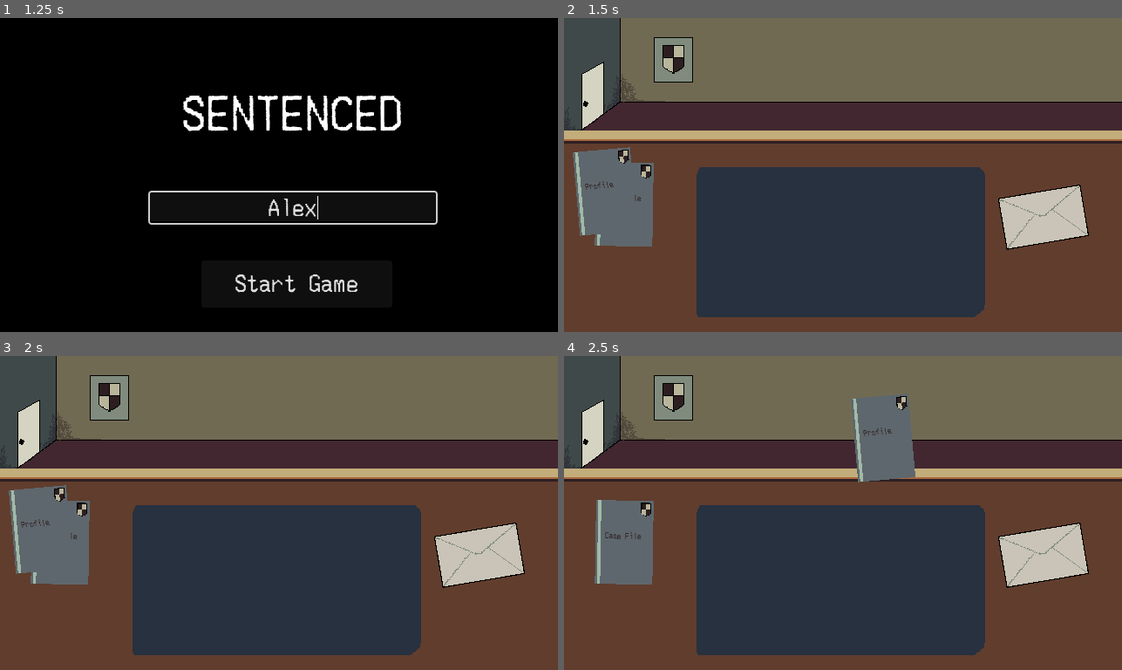
Above: before the commit, frames 1-4 (two rows, left to right).
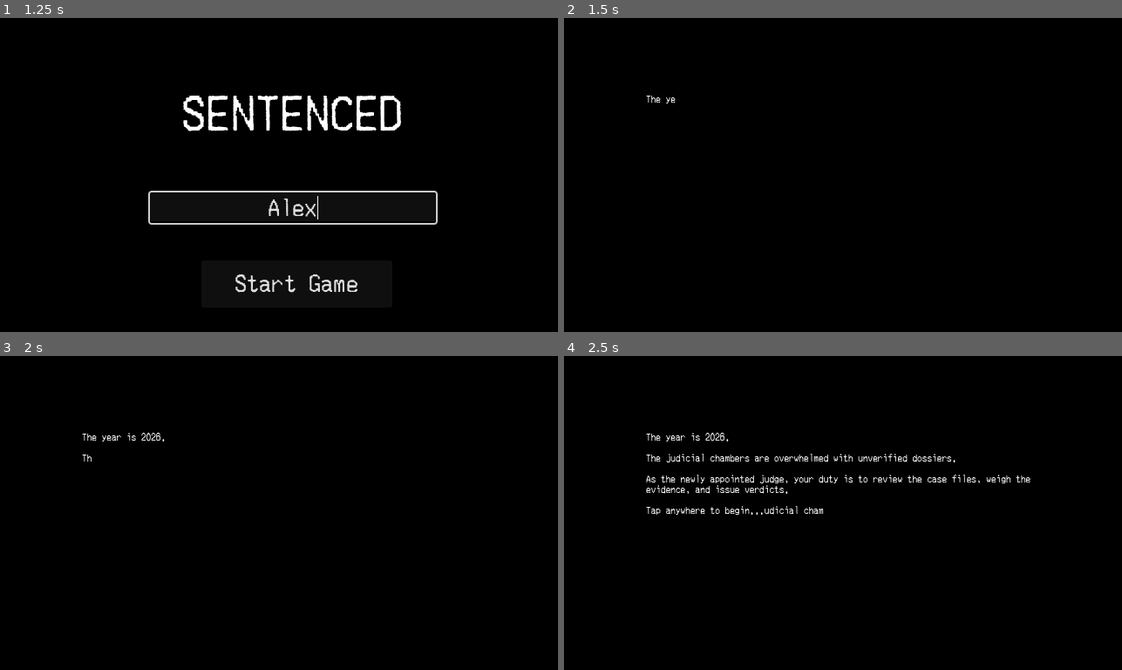
Above: after the commit, the same moments.

Repository: nanda-gopal-sb/sentenced
Game: Godot game, scene res://scenes/StartMenu.tscn
Two runs of this game, one before a commit and one after it. Both use one fixed random seed, a clock stepped at 60 frames per second and the inputs below.
Inputs (mouse positions are in pixels of both pictures, inside the frame that each line leads up to):
- Up to frame 1 (1.25 s): click (290, 206) at 0.52 s; type "Alex" at 0.6 s
- Up to frame 2 (1.5 s): click "Start Game" at 1.25 s
- Up to frame 3 (2 s): no input
- Up to frame 4 (2.5 s): drag from (619, 534) to (898, 443) at 2.02 s

Frame 1 is identical in both runs. In frame 2, 99% of the frame differs, in the area x 0-100%, y 0-100%; in frame 3, 99%; in frame 4, 99%.

Commit message:
feat : added sprite for man, added additional context scene

Diff:
--- a/scenes/CourtRoom.tscn
+++ b/scenes/CourtRoom.tscn
@@ -2,8 +2,8 @@
 
 [ext_resource type="Texture2D" uid="uid://dupf63skdotyr" path="res://assets/sprites/courtroom_scene.png" id="1_a1vcf"]
 [ext_resource type="Script" uid="uid://sfs2qpat5j0e" path="res://scripts/game/Courtroom.gd" id="1_e1ehg"]
-[ext_resource type="Texture2D" uid="uid://b0jo5615mqhbd" path="res://assets/sprites/young women.png" id="2_cn4mi"]
 [ext_resource type="Script" uid="uid://8chksjidj6g" path="res://scripts/components/dialouge.gd" id="3_arjnd"]
+[ext_resource type="Texture2D" uid="uid://pne8eqldoypc" path="res://assets/sprites/man_2.png" id="3_hqbwk"]
 [ext_resource type="Texture2D" uid="uid://bea0w31xc8dl4" path="res://assets/gavel/frame_0001.png" id="5_ghetg"]
 [ext_resource type="AudioStream" uid="uid://cui25ep8yspn3" path="res://assets/sounds/type.mp3" id="6_j5t0r"]
 [ext_resource type="Texture2D" uid="uid://ct2xc3aqm67j1" path="res://assets/gavel/frame_0002.png" id="6_qxxmb"]
@@ -299,11 +299,11 @@
 
 [node name="TextureRect" type="TextureRect" parent="." unique_id=1616452689]
 layout_mode = 0
-offset_left = 242.0
-offset_top = 116.0
-offset_right = 403.0
-offset_bottom = 251.0
-texture = ExtResource("2_cn4mi")
+offset_left = 205.0
+offset_top = 75.0
+offset_right = 437.0
+offset_bottom = 265.0
+texture = ExtResource("3_hqbwk")
 expand_mode = 1
 
 [node name="Dialouge_Left" type="Panel" parent="." unique_id=1720302045]
@@ -358,10 +358,10 @@
 
 [node name="Panel" type="Panel" parent="." unique_id=141878676]
 layout_mode = 0
-offset_left = 148.0
-offset_top = 302.0
-offset_right = 493.0
-offset_bottom = 342.0
+offset_left = 156.0
+offset_top = 285.0
+offset_right = 485.0
+offset_bottom = 332.0
 
 [node name="VBoxContainer" type="HBoxContainer" parent="Panel" unique_id=141210789]
 layout_mode = 1
@@ -376,7 +376,7 @@
 layout_mode = 2
 size_flags_horizontal = 3
 theme_override_fonts/font = ExtResource("71_qxxmb")
-text = "Death "
+text = "Death Penalty"
 
 [node name="Not Guilty" type="Button" parent="Panel/VBoxContainer" unique_id=363644878]
 layout_mode = 2
@@ -388,7 +388,7 @@
 layout_mode = 2
 size_flags_horizontal = 3
 theme_override_fonts/font = ExtResource("71_qxxmb")
-text = "Reduced "
+text = "Reduced Sentence"
 
 [node name="FadeOverlay" type="ColorRect" parent="." unique_id=718247538]
 visible = false
--- /dev/null
+++ b/scenes/info_screen.tscn
@@ -0,0 +1,43 @@
+[gd_scene format=3 uid="uid://byqfchq4d4efr"]
+
+[ext_resource type="AudioStream" uid="uid://cui25ep8yspn3" path="res://assets/sounds/type.mp3" id="1_rtefb"]
+[ext_resource type="Script" uid="uid://c5ie0i4k0v3m3" path="res://scripts/info_screen.gd" id="1_ui1d1"]
+[ext_resource type="FontFile" uid="uid://dbg3y0uc8tdg7" path="res://assets/fonts/Merchant Copy.ttf" id="2_yi24a"]
+
+[node name="InfoScreen" type="Control" unique_id=1386196139]
+layout_mode = 3
+anchors_preset = 15
+anchor_right = 1.0
+anchor_bottom = 1.0
+grow_horizontal = 2
+grow_vertical = 2
+script = ExtResource("1_ui1d1")
+
+[node name="Background" type="ColorRect" parent="." unique_id=616692360]
+layout_mode = 1
+anchors_preset = 15
+anchor_right = 1.0
+anchor_bottom = 1.0
+grow_horizontal = 2
+grow_vertical = 2
+color = Color(0, 0, 0, 1)
+
+[node name="IntroLabel" type="RichTextLabel" parent="." unique_id=2089932000]
+layout_mode = 1
+anchors_preset = 8
+anchor_left = 0.5
+anchor_top = 0.5
+anchor_right = 0.5
+anchor_bottom = 0.5
+offset_left = -226.0
+offset_top = -93.0
+offset_right = 232.0
+offset_bottom = 88.0
+grow_horizontal = 2
+grow_vertical = 2
+theme_override_colors/default_color = Color(1, 1, 1, 1)
+theme_override_fonts/normal_font = ExtResource("2_yi24a")
+text = "Hellloooooooo"
+
+[node name="TypewriterAudio" type="AudioStreamPlayer" parent="." unique_id=1187499733]
+stream = ExtResource("1_rtefb")
--- a/scripts/game/StartMenu.gd
+++ b/scripts/game/StartMenu.gd
@@ -22,4 +22,4 @@
 	GameManager.player_name = entered_name
 
 	# Fade out or directly change scene to the main Chamber/Desk scene
-	get_tree().change_scene_to_file("res://scenes/ChamberScene.tscn")
+	get_tree().change_scene_to_file("res://scenes/info_screen.tscn")
--- /dev/null
+++ b/scripts/info_screen.gd
@@ -0,0 +1,46 @@
+# IntroScreen.gd
+extends Control
+
+@onready var intro_label: RichTextLabel = $IntroLabel
+@onready var typewriter_audio: AudioStreamPlayer = $TypewriterAudio
+
+# Write your contextual lore text here
+@export_multiline var intro_text: String = "The year is 2026.\n\nThe judicial chambers are overwhelmed with unverified dossiers.\n\nAs the newly appointed judge, your duty is to review the case files, weigh the evidence, and issue verdicts.\n\nTap anywhere to begin..."
+
+var is_typing: bool = true
+
+func _ready() -> void:
+	intro_label.text = ""
+	# Fade in from black slightly if desired, then start typing
+	type_intro_text(intro_text, 0.03)
+
+func type_intro_text(full_text: String, speed: float = 0.03) -> void:
+	is_typing = true
+	intro_label.text = ""
+
+	for character in full_text:
+		intro_label.text += character
+
+		# Play typewriter click audio for non-empty characters
+		if character.strip_edges() != "" and typewriter_audio:
+			typewriter_audio.pitch_scale = randf_range(0.95, 1.05)
+			typewriter_audio.play()
+
+		await get_tree().create_timer(speed).timeout
+
+	is_typing = false
+
+func _input(event: InputEvent) -> void:
+	# Allow player to click/tap to skip the typing animation or proceed after it finishes
+	if (event is InputEventMouseButton and event.pressed and event.button_index == MOUSE_BUTTON_LEFT) or \
+	   (event is InputEventScreenTouch and event.pressed):
+
+		if is_typing:
+			# Skip typing and show full text instantly
+			is_typing = false
+			# Stop any active timer / jump to end (handled by simply setting text)
+			# Note: To fully abort an active await cleanly, you can also just transition:
+			intro_label.text = intro_text
+		else:
+			# If text is already fully typed, proceed to the Chamber/Desk scene
+			get_tree().change_scene_to_file("res://scenes/ChamberScene.tscn")
Binary file added: assets/sprites/man_2.png
Not shown, added: assets/sprites/man_2.png.import
Not shown, added: scripts/info_screen.gd.uid
Not shown, changed: todo.txt
